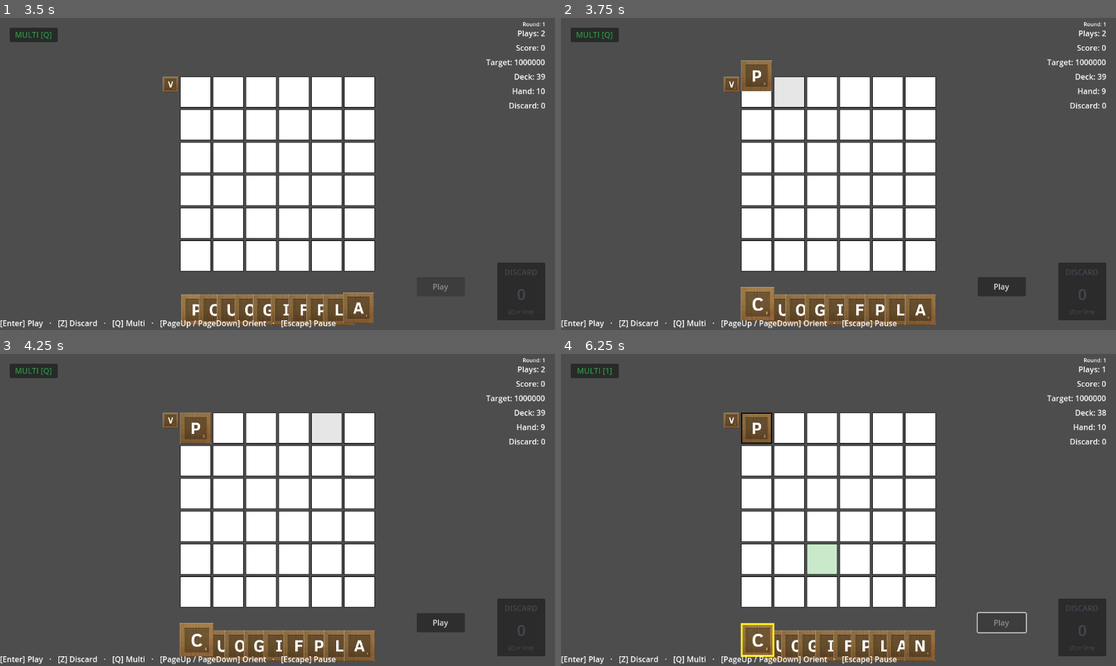
Above: before the commit, frames 1-4 (two rows, left to right).
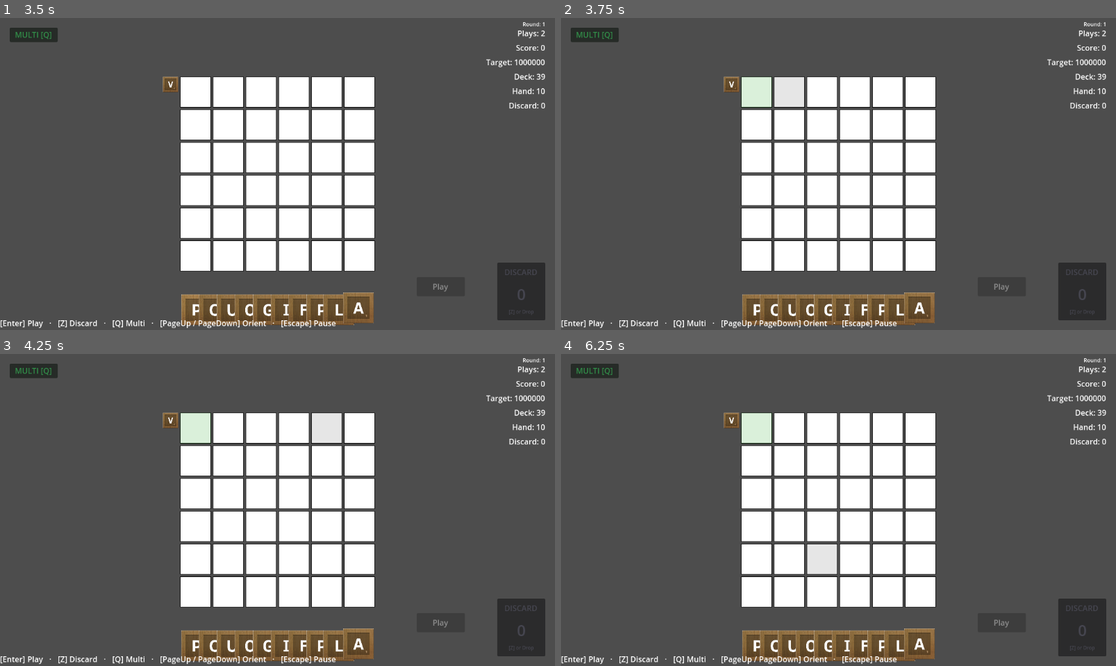
Above: after the commit, the same moments.

Repository: rcmilan/godot-scrabblerabble
Game: Godot game, scene res://scenes/title_screen/title_screen.tscn
The game is run twice, just before and just after one commit, with the same random seed, the same clock (stepped at 60 frames per second) and the same inputs.
Inputs (mouse positions are in pixels of both pictures, inside the frame that each line leads up to):
- Up to frame 1 (3.5 s): click "New Game" at 0.5 s; click "New Game" at 1.25 s; click "Start Run" at 2 s; click (172, 83) at 2.75 s
- Up to frame 2 (3.75 s): tap Enter (play_hand) at 3.5 s; drag from (755, 92) to (894, 105) at 3.52 s
- Up to frame 3 (4.25 s): no input
- Up to frame 4 (6.25 s): click (999, 622) at 4.25 s, where only the run before the commit has a clickable "Play"; click (999, 622) at 5 s, where only the run before the commit has a clickable "Play"; tap Space (confirm_action) at 5.75 s; drag from (755, 428) to (810, 572) at 5.77 s

Frame 1 is identical in both runs. In frame 2, 2.4% of the frame differs, in the area x 32-99%, y 13-99%; in frame 3, 2.2%; in frame 4, 2.6%, in the area x 2-99%, y 4-99%.

Commit message:
Unbind Enter from confirm_action — Enter is Play only
Co-Authored-By: Claude Opus 4.6 <noreply@anthropic.com>

Diff:
--- a/project.godot
+++ b/project.godot
@@ -79,7 +79,6 @@
 confirm_action={
 "deadzone": 0.5,
 "events": [Object(InputEventKey,"resource_local_to_scene":false,"resource_name":"","device":-1,"window_id":0,"alt_press …(190 unchanged characters)…
-, Object(InputEventKey,"resource_local_to_scene":false,"resource_name":"","device":-1,"window_id":0,"alt_pressed":false,"shift_pressed":false,"ctrl_pressed":false,"meta_pressed":false,"pressed":false,"keycode":4194309,"physical_keycode":0,"key_label":0,"unicode":0,"location":0,"echo":false,"script":null)
 , Object(InputEventJoypadButton,"resource_local_to_scene":false,"resource_name":"","device":-1,"button_index":0,"pressure":0.0,"pressed":false,"script":null)
 ]
 }
